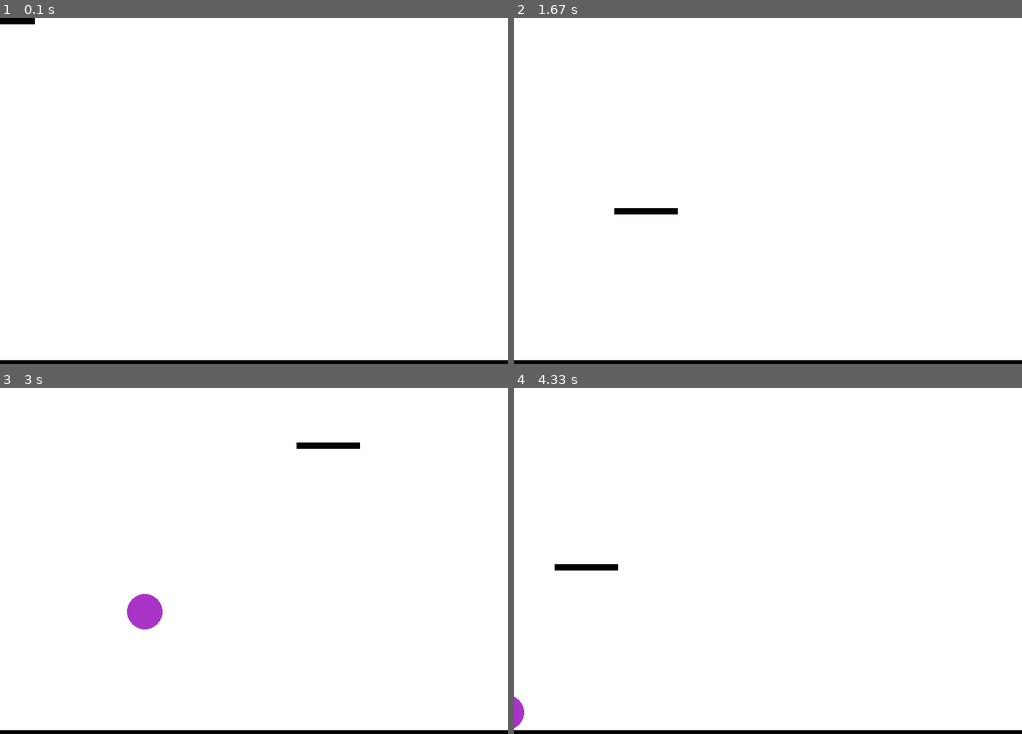
Above: before the commit, frames 1-4 (two rows, left to right).
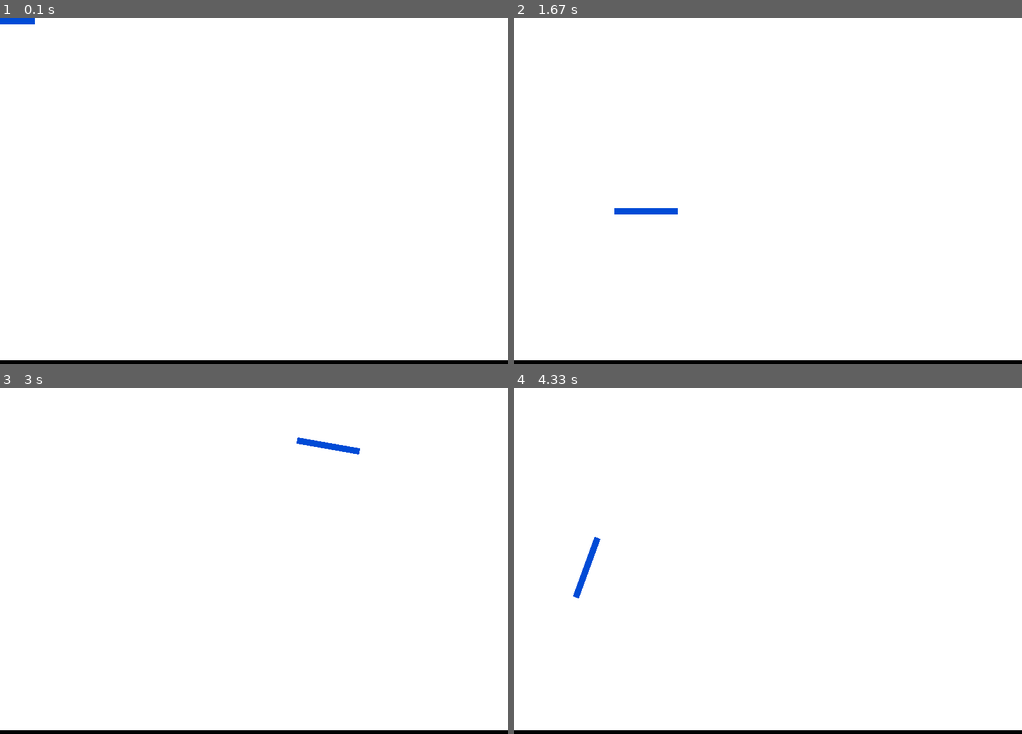
Above: after the commit, the same moments.

Repository: MichaelLesirge/intermediate-programming-class
Game: pygame game, started from animation.py
Same seed, same stepped clock (60 frames per second), same inputs: the game is played once before the commit and once after it.
Inputs (mouse positions are in pixels of both pictures, inside the frame that each line leads up to):
- Up to frame 1 (0.1 s): no input
- Up to frame 2 (1.67 s): hold Right 0.33-0.8 s; move the mouse to (747, 225) at 0.37 s; hold Right 0.83-1.3 s; move the mouse to (930, 197) at 0.87 s; hold Left from 1.33 s (still down); move the mouse to (646, 211) at 1.37 s
- Up to frame 3 (3 s): release Left at 1.87 s; hold Left 1.9-2.3 s; move the mouse to (96, 519) at 1.93 s; hold Right 2.33-2.97 s; move the mouse to (330, 446) at 2.37 s
- Up to frame 4 (4.33 s): hold Left 3-3.47 s; move the mouse to (828, 609) at 3.03 s; hold Right 3.5-3.97 s; move the mouse to (778, 450) at 3.53 s; hold Right from 4 s (still down); move the mouse to (585, 567) at 4.03 s

The runs differ from the first frame. In frame 1, 0.1% of the frame differs, in the area x 0-7%, y 0-2%; in frame 2, 0.2%; in frame 3, 0.9%, in the area x 25-71%, y 14-70%; in frame 4, 0.6%.

Commit message:
redo some animation stuff

Diff:
--- a/animation.py
+++ b/animation.py
@@ -1,3 +1,4 @@
+from typing import Any
 import pygame
 import random
 import math
@@ -7,8 +8,8 @@
 SCREEN_WIDTH = 800
 SCREEN_HEIGHT = 600
 
-BOUNCE_RETENTION = 1
-GRAVITY = 1
+BOUNCE_RETENTION = 0.6
+GRAVITY = pygame.Vector2(0, 0.5)
 
 FPS = 60
 WHITE = (255, 255, 255)
@@ -17,7 +18,7 @@
 screen = pygame.display.set_mode((SCREEN_WIDTH, SCREEN_HEIGHT))
 pygame.display.set_caption("Falling Shapes")
 
-class Drop(pygame.sprite.Sprite):
+class Ball(pygame.sprite.Sprite):
     @classmethod
     def random_shape(cls):
         # location = (random.randint(0, SCREEN_WIDTH), 0)
@@ -39,63 +40,85 @@
 
         area = math.pi * self.radius ** 2
         density = 0.0001
+
         self.mass = area * density
-
-        self.start_time_to_live = 50
-
-        self.time_to_live = self.start_time_to_live
 
         self.velocity = pygame.Vector2(velocity)
 
-    def set_random_color(self):
+    @property
+    def position(self) -> pygame.Vector2:
+        return pygame.Vector2(self.rect.center)
+
+    @position.setter
+    def position(self, value) -> None:
+        self.rect.center = value
+
+    def set_random_color(self) -> None:
         pygame.draw.circle(self.image, (random.randint(0, 255), random.randint(0, 255), random.randint(0, 255)), (self.radius, self.radius), self.radius)
 
-    def update(self, floors: pygame.sprite.Group, other_balls: pygame.sprite.Group):
-        floors: list[Floor] = list(floors)
+    def update(self, floors_group: pygame.sprite.Group, other_balls_group: pygame.sprite.Group) -> None:
+        floors: list[Floor] = list(floors_group)
+        other_balls: list[Ball] = list(other_balls_group)
 
-        # https://www.youtube.com/watch?v=Ge1DbXkyMKo&ab_channel=griffpatch
-        self.velocity.y += GRAVITY
+        self.velocity += GRAVITY
 
-        self.rect.center += self.velocity
-
-        bounce_back = 0
-
-        for floor in floors:
-            if self.rect.colliderect(floor.rect):
-                bounce_back = self.velocity.y
-
-                if floor.speed.x > 0: print(self.velocity, floor.speed)
-
-                self.velocity.y -= floor.speed.y
-                self.velocity.y *= -0.6
-
-        self.rect.centery -= bounce_back
+        self.position += self.velocity
 
 
 
 class Floor(pygame.sprite.Sprite):
-    def __init__(self, size: pygame.Vector2, location: pygame.Vector2 = (0, 0), follow_provider = None) -> None:
+    def __init__(self, size: pygame.Vector2, location: pygame.Vector2 = (0, 0)) -> None:
         super().__init__()
 
-        self.rotation = 0
-
-        self.location_func = follow_provider
+        self.angle = 0
+        self.mass = float("inf")
 
         self.speed = pygame.Vector2(0, 0)
 
-        self.image = pygame.Surface(size)
-        pygame.rect.Rect(location, pygame.Vector2(location) + size)
+        self.image_start = pygame.Surface(size)
+        self.rect = pygame.rect.Rect(location, pygame.Vector2(location) + size)
+
+        self.image_start.fill(BLACK)
+        self.image = self.image_start
+
+class Paddle(Floor):
+    def __init__(self, size: pygame.Vector2, location: pygame.Vector2 = (0, 0)) -> None:
+        super().__init__(size, location)
+
+        change_size = 5
+        color = (0, 75, 214)
+
+        self.image.fill(color)
+
+        self.spin_speed = change_size
+        self.grow_size = change_size
+
+        self.image.set_colorkey((30, 30, 30))
+
+        self.should_move = False
+
+    def update(self) -> None:
+
+        keys = pygame.key.get_pressed()
+
+        if keys[pygame.K_LEFT]:
+            self.angle = (self.angle + self.spin_speed) % 360
+        if keys[pygame.K_RIGHT]:
+            self.angle = (self.angle - self.spin_speed) % 360
+        # if keys[pygame.K_UP]:
+        #     self.width = min(self.width + self.grow_size, 100)
+        # if keys[pygame.K_DOWN]:
+        #     self.width - max(self.grow_size - self.grow_size, 0)
+
+        self.image = pygame.transform.rotate(self.image_start, self.angle)
         self.rect = self.image.get_rect()
 
-        if not follow_provider: self.rect.topleft = location
-        self.image.fill(BLACK)
+        if self.should_move:
+            self.rect.center = pygame.mouse.get_pos()
+        else:
+            self.rect.y = SCREEN_HEIGHT
+            self.should_move = pygame.mouse.get_pos() != (0, 0)
 
-    def update(self) -> None:
-        if self.location_func:
-            new_center = pygame.Vector2(self.location_func())
-            self.speed = pygame.Vector2(abs(new_center.x - self.rect.centerx), abs(new_center.y - self.rect.centery))
-            self.rect.center = new_center
-        # self.rect.clamp_ip((0, 0), (SCREEN_WIDTH, SCREEN_HEIGHT))
 
 def main():
     shapes = pygame.sprite.Group()
@@ -108,18 +131,15 @@
     floor = Floor((SCREEN_WIDTH, SCREEN_HEIGHT * 0.1), (0, SCREEN_HEIGHT * 0.9))
     floors.add(floor)
 
-    paddle = Floor((100, 10), follow_provider=pygame.mouse.get_pos)
+    paddle = Paddle((100, 10))
     floors.add(paddle)
-
-    # new_shape = Drop.random_shape()
-    # shapes.add(new_shape)
 
     while running:
         if pygame.event.get(pygame.QUIT):
             running = False
 
         if random.randint(0, 75) == 0:
-            new_shape = Drop.random_shape()
+            new_shape = Ball.random_shape()
             shapes.add(new_shape)
 
         shapes.update(floors, shapes)
